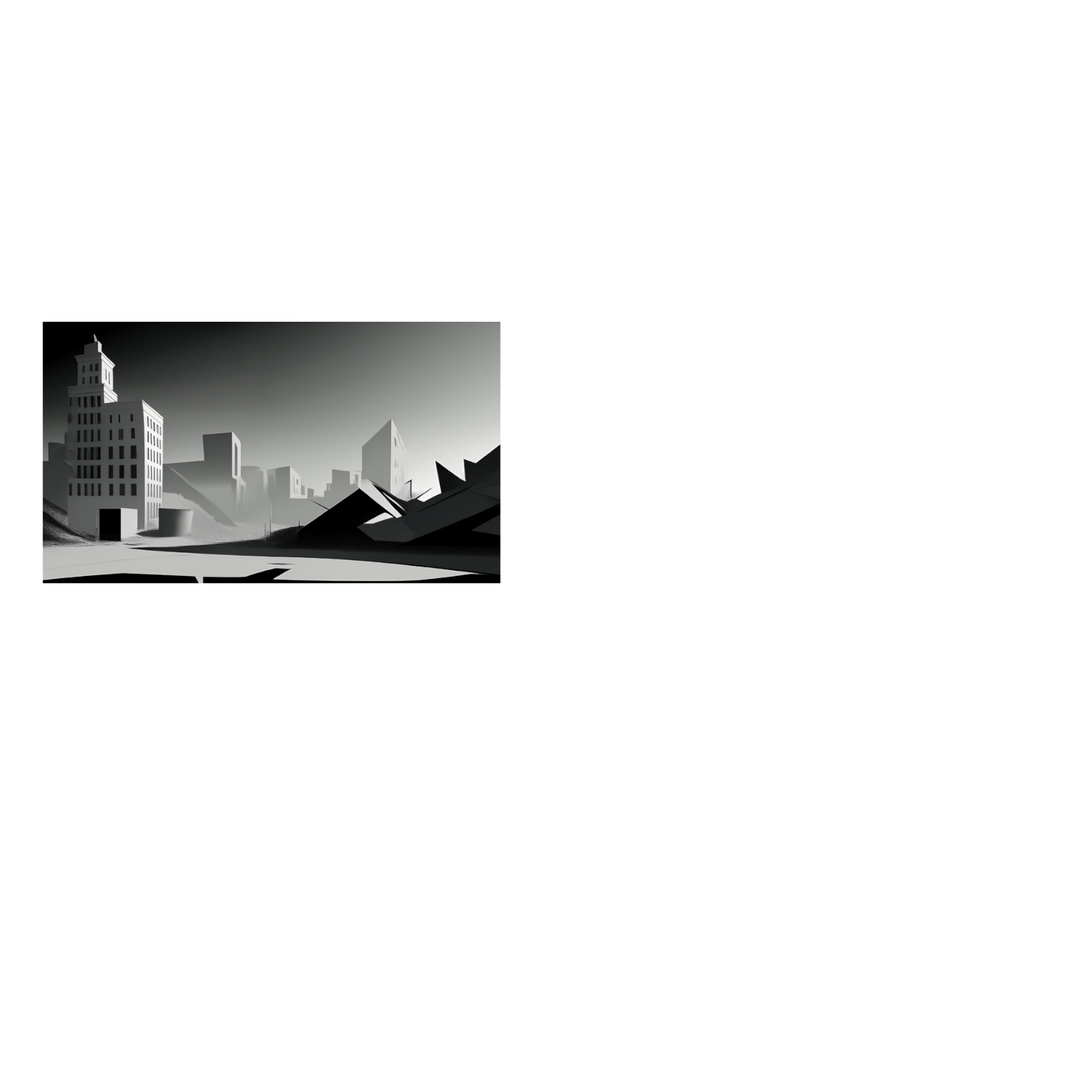
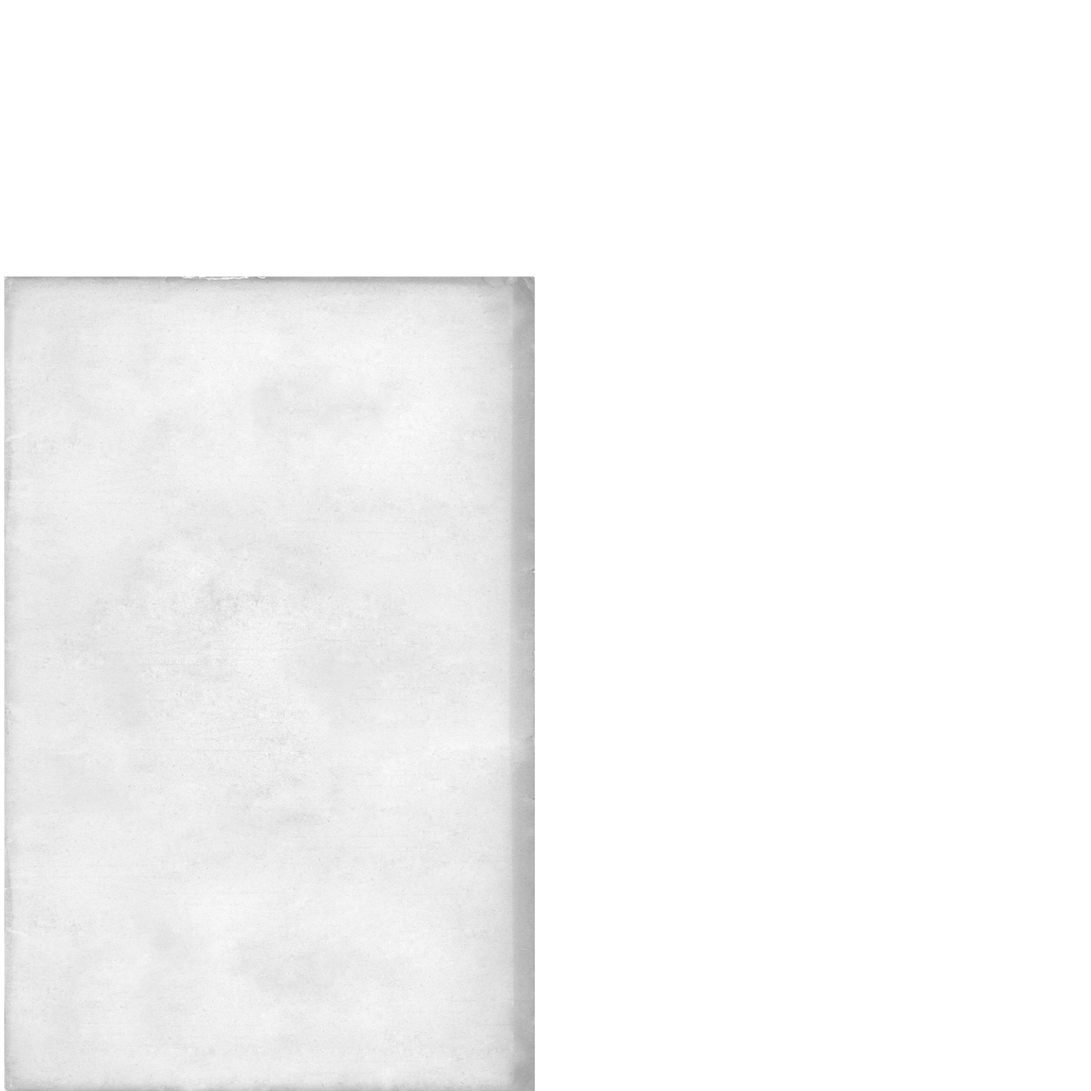
Two versions of the same layered image (1091 x 1091). Layer-by-layer changes:
hid "Img_Comic_Panel_1_V4_Blank.jpg", painted on it over left=42, top=321, right=501, bottom=585
added layer "Tex_Pape_Grayscale" above "Tex_Paper" over left=4, top=276, right=536, bottom=1091
